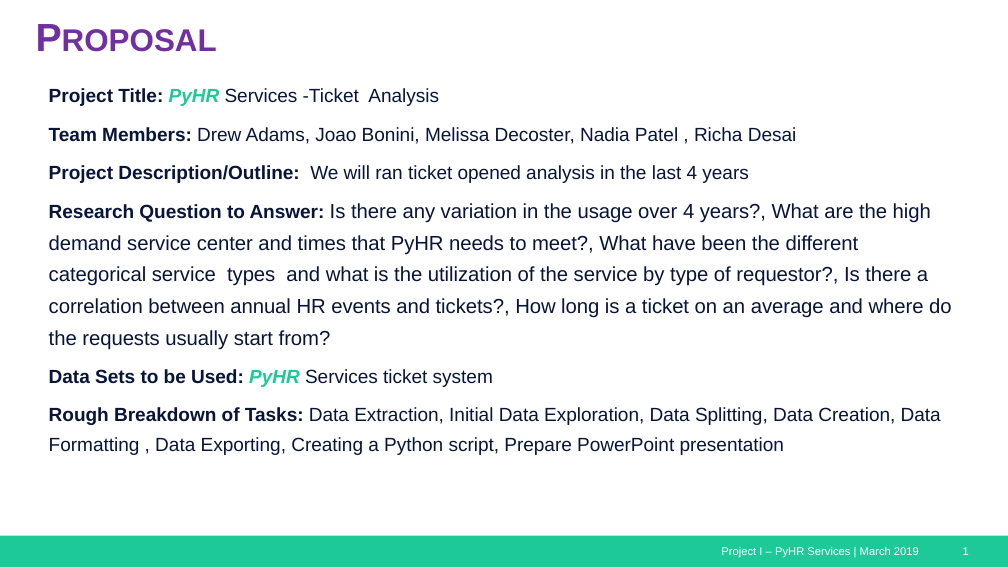
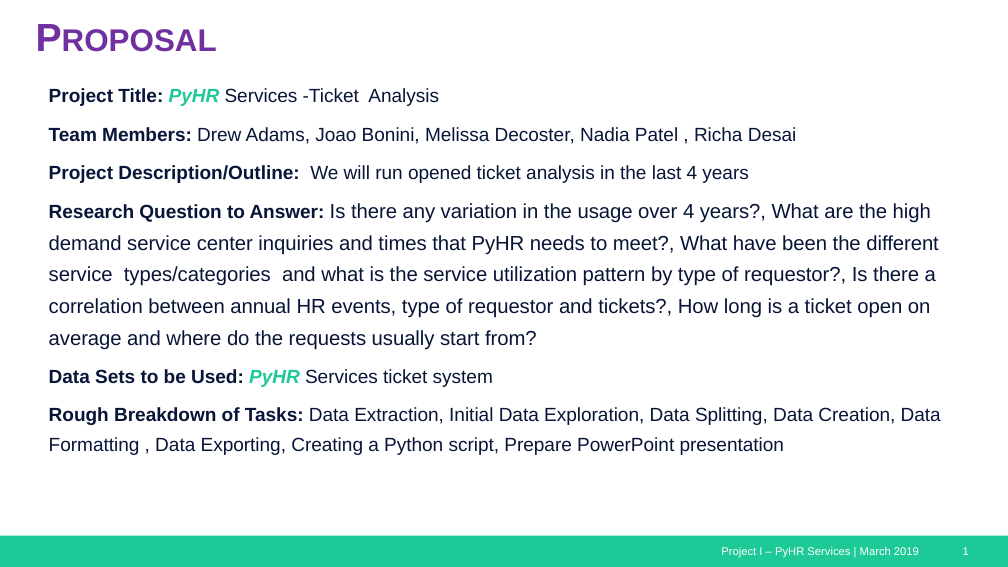
Before and after one commit to jvbonini/Project-I, a slide deck: slide 1 of Presentation/2_HRServices_Presentation_v2.pptx. Drawn at 1008x567 pixels with LibreOffice and Linux fonts; fonts in the diff are those of the drawing. Boxes give left, top, right and bottom in pixels: in the first picture for what was removed or moved away, otherwise in the second. Text is boxed around its words. In the diff, an @@ line names an element or a change of style, - is before the commit and + after.

```diff
--- a/Presentation/2_HRServices_Presentation_v2.pptx
+++ b/Presentation/2_HRServices_Presentation_v2.pptx
@@ text at [49,165,939,350]: text changed @@
-  Project Description/Outline: We will ran ticket opened analysis in the last 4 years
-  Research Question to Answer: Is there any variation in the usage over 4 years?, What are the high demand service center and times that PyHR needs to meet?, What have been the different categorical service types and what is the utilization of the service by type of requestor?, Is there a correlation between annual HR events and tickets?, How long is a ticket on an average and where do the requests usually start from?
+  Project Description/Outline: We will run opened ticket analysis in the last 4 years
+  Research Question to Answer: Is there any variation in the usage over 4 years?, What are the high demand service center inquiries and times that PyHR needs to meet?, What have been the different service types/categories and what is the service utilization pattern by type of requestor?, Is there a correlation between annual HR events, type of requestor and tickets?, How long is a ticket open on average and where do the requests usually start from?
```
Also in this commit, not shown: 2 other slides changed, 1 slide added, 1 other file.
